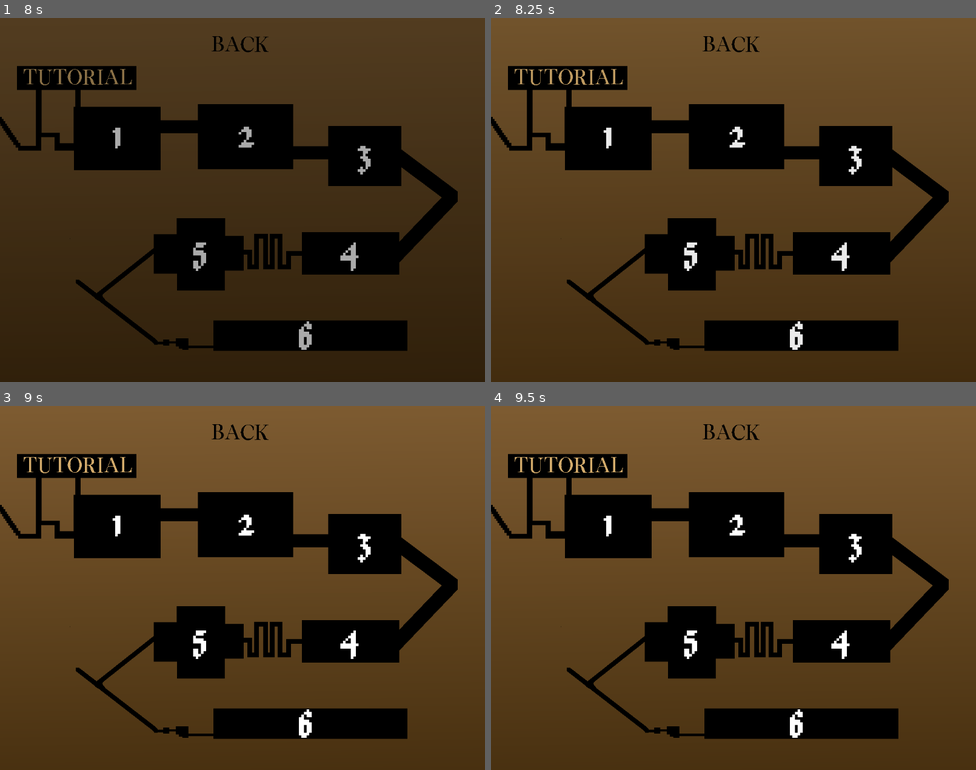
Above: before the commit, frames 1-4 (two rows, left to right).
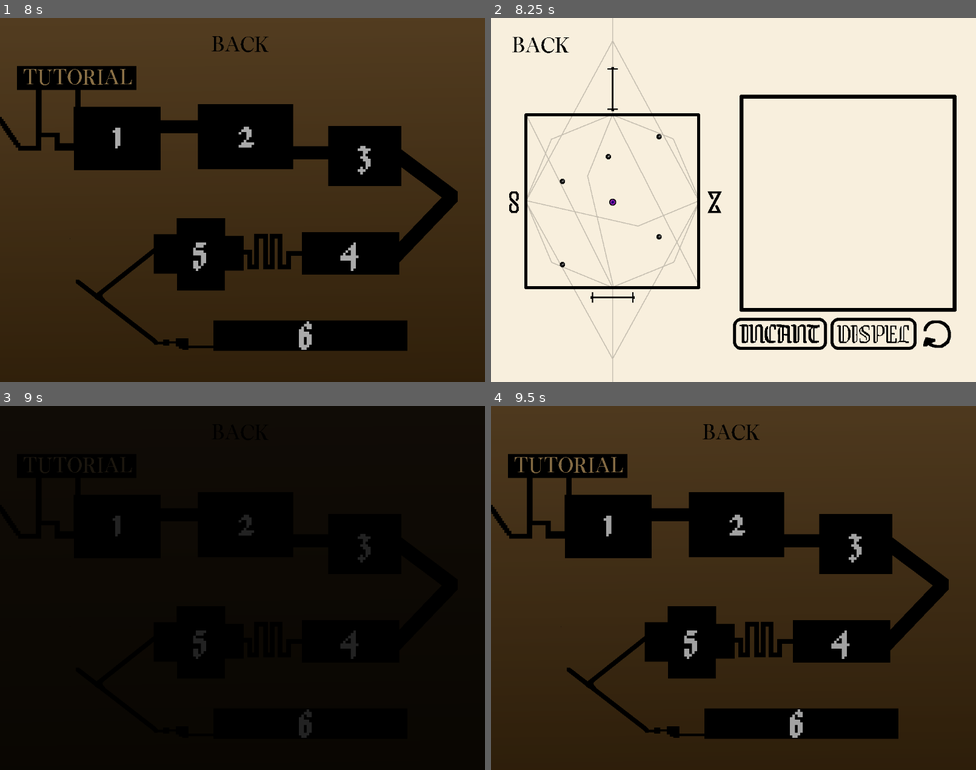
Above: after the commit, the same moments.

Repository: lohchness/Cursebreaker
Game: Godot game, scene res://scenes/main_menu.tscn
Two runs of this game, one before a commit and one after it. Both use one fixed random seed, a clock stepped at 60 frames per second and the inputs below.
Inputs (mouse positions are in pixels of both pictures, inside the frame that each line leads up to):
- Up to frame 1 (8 s): click (237, 320) at 0.5 s; click (237, 167) at 1.25 s; click "1" at 2 s; click (48, 47) at 2.75 s; click "2" at 3.5 s; click (48, 47) at 4.25 s; click "3" at 5 s; click (48, 47) at 5.75 s; click "4" at 6.5 s; click (48, 47) at 7.25 s
- Up to frame 2 (8.25 s): click "5" at 8 s
- Up to frame 3 (9 s): click (48, 435) at 8.77 s
- Up to frame 4 (9.5 s): no input

Frame 1 is identical in both runs. In frame 2, 98% of the frame differs, in the area x 0-100%, y 0-100%; in frame 3, 78%; in frame 4, 78%.

Commit message:
Create and connect level 5

Diff:
--- a/scenes/Level4.tscn
+++ b/scenes/Level4.tscn
@@ -1,9 +1,11 @@
-[gd_scene load_steps=3 format=3 uid="uid://b6fm4o100nw4g"]
+[gd_scene load_steps=4 format=3 uid="uid://b6fm4o100nw4g"]
 
 [ext_resource type="PackedScene" uid="uid://w015m2tf04rx" path="res://scenes/level.tscn" id="1_1ank6"]
 [ext_resource type="PackedScene" uid="uid://wsdpdrm1raeu" path="res://scenes/target.tscn" id="2_edif7"]
+[ext_resource type="PackedScene" uid="uid://duvq8jybt86ce" path="res://scenes/Level5.tscn" id="2_lqbo2"]
 
 [node name="Level" instance=ExtResource("1_1ank6")]
+next = ExtResource("2_lqbo2")
 metadata/_edit_horizontal_guides_ = [425.0]
 metadata/_edit_vertical_guides_ = [281.0]
 
--- /dev/null
+++ b/scenes/Level5.tscn
@@ -0,0 +1,21 @@
+[gd_scene load_steps=3 format=3 uid="uid://duvq8jybt86ce"]
+
+[ext_resource type="PackedScene" uid="uid://w015m2tf04rx" path="res://scenes/level.tscn" id="1_brh0m"]
+[ext_resource type="PackedScene" uid="uid://wsdpdrm1raeu" path="res://scenes/target.tscn" id="2_msw3u"]
+
+[node name="Level" instance=ExtResource("1_brh0m")]
+
+[node name="Target" parent="Targets" index="0" instance=ExtResource("2_msw3u")]
+position = Vector2(165, 377)
+
+[node name="Target2" parent="Targets" index="1" instance=ExtResource("2_msw3u")]
+position = Vector2(271, 320)
+
+[node name="Target3" parent="Targets" index="2" instance=ExtResource("2_msw3u")]
+position = Vector2(388, 505)
+
+[node name="Target4" parent="Targets" index="3" instance=ExtResource("2_msw3u")]
+position = Vector2(165, 569)
+
+[node name="Target5" parent="Targets" index="4" instance=ExtResource("2_msw3u")]
+position = Vector2(388, 274)
--- a/scenes/level_select.tscn
+++ b/scenes/level_select.tscn
@@ -146,3 +146,4 @@
 [connection signal="pressed" from="Level2" to="." method="_on_level_2_pressed"]
 [connection signal="pressed" from="Level3" to="." method="_on_level_3_pressed"]
 [connection signal="pressed" from="Level4" to="." method="_on_level_4_pressed"]
+[connection signal="pressed" from="Level5" to="." method="_on_level_5_pressed"]
--- a/scripts/level_select.gd
+++ b/scripts/level_select.gd
@@ -29,3 +29,6 @@
 
 func _on_level_4_pressed() -> void:
 	get_tree().change_scene_to_file("res://scenes/Level4.tscn")
+
+func _on_level_5_pressed() -> void:
+	get_tree().change_scene_to_file("res://scenes/Level5.tscn")
